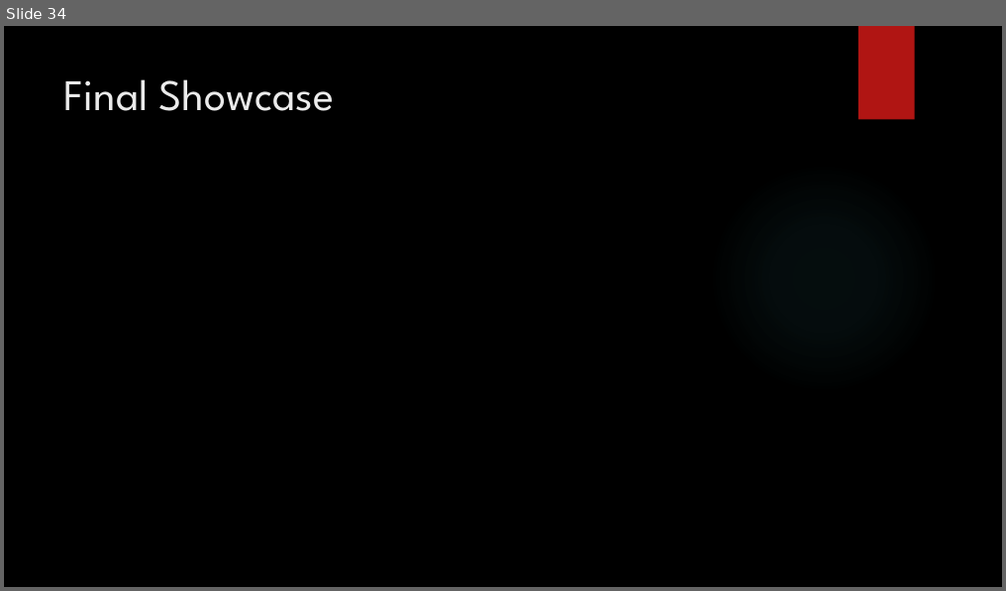
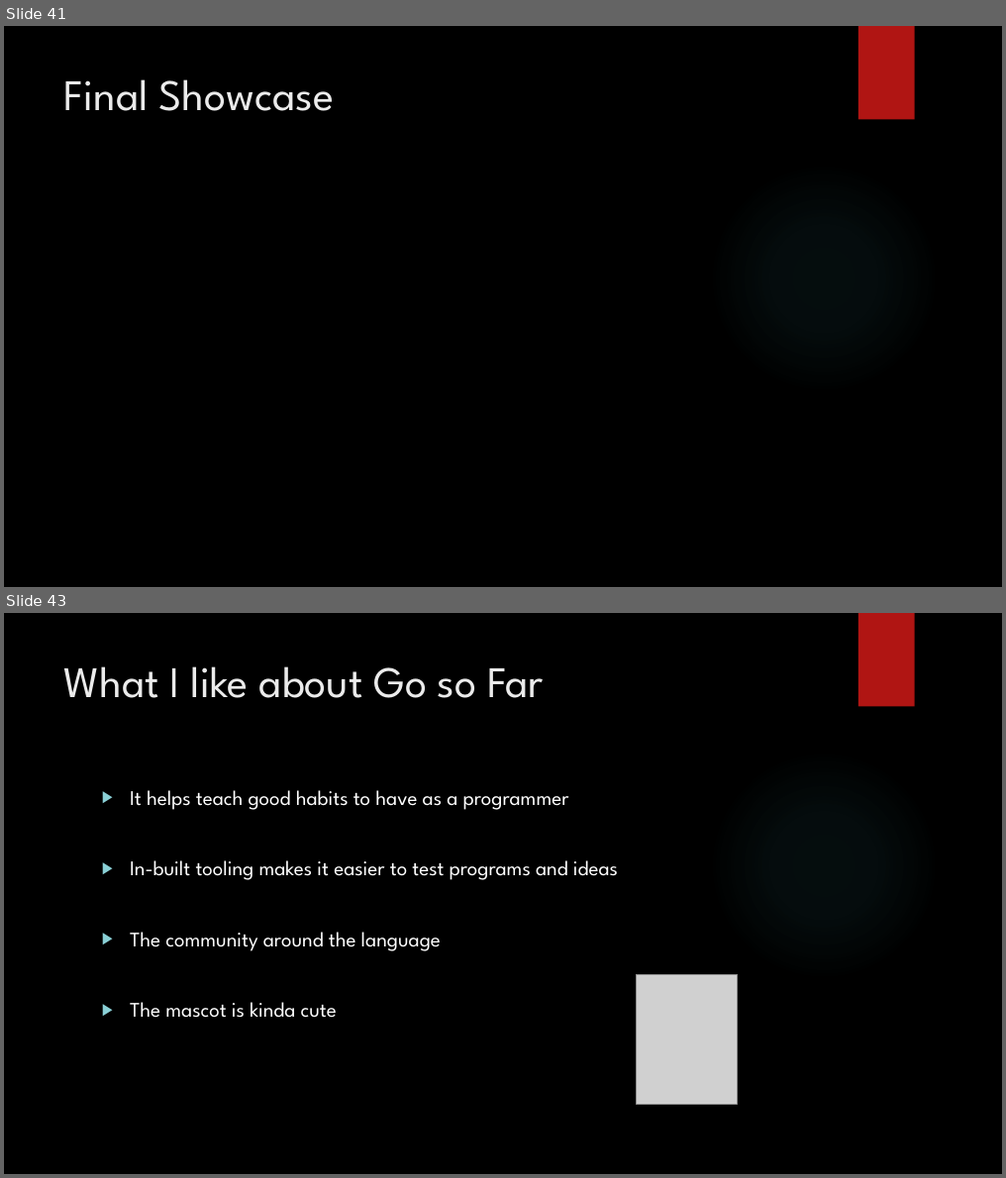
Before and after one commit to jaminologist/GopherLife, a slide deck: GopherLife.pptx. Shown one above the other, each under a label of ours: slide 34 before the commit, slides 41 and 43 after it; the slides between them are not shown. The pictures are 1006x591 and 1006x1178 pixels, drawn with LibreOffice and Linux fonts; fonts in the diff are those of the drawing; grey boxes stand for pictures; background and template pictures are left out. Boxes give left, top, right and bottom in pixels: in the first picture for what was removed or moved away, otherwise in the second. Text is boxed around its words. In the diff, an @@ line names an element or a change of style, - is before the commit and + after.

```diff
--- a/GopherLife.pptx
+++ b/GopherLife.pptx
@@ slide 43 added at [4, 613, 1002, 1174], background picture (left out); not listed: 2 template elements that a slide beside it also shows @@
@@ title added at [64, 666, 544, 698], 42 pt, text #EBEBEB @@
+What I like about Go so Far
@@ text added at [130, 790, 618, 1018], 20 pt, text #FFFFFF @@
+▶ It helps teach good habits to have as a programmer
+▶ In-built tooling makes it easier to test programs and ideas
+▶ The community around the language
+▶ The mascot is kinda cute
@@ picture added at [637, 974, 738, 1104] @@
@@ what was slide 34 is now slide 41 @@
```
Also in this commit, not shown: 15 slides changed, 16 other slides added, 15 slides removed, 8 other files.
